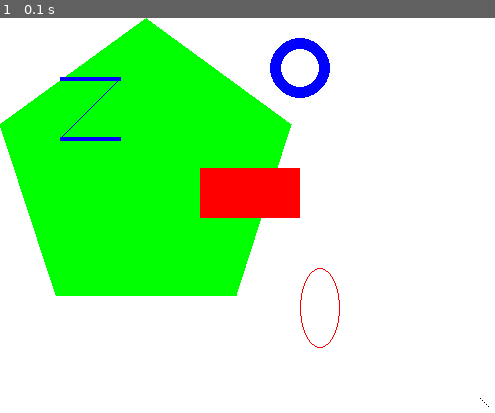
Above: before the commit, frame 1.
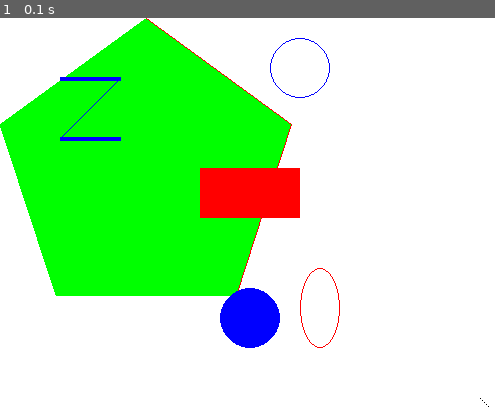
Above: after the commit, the same moment.

Repository: iefan/mygameEx
Game: pygame game, started from ex2_drawing.py
The game is run twice, just before and just after one commit, with the same random seed, the same clock (stepped at 60 frames per second) and the same inputs.
Inputs:
- Up to frame 1 (0.1 s): no input

The runs differ from the first frame. In frame 1, 2.3% of the frame differs, in the area x 29-67%, y 0-84%.

Commit message:
完工第2章

Diff:
--- a/ex2_drawing.py
+++ b/ex2_drawing.py
@@ -1,4 +1,4 @@
-import pygame, sys
+import pygame, sys, math
 from pygame.locals import *
 
 pygame.init()
@@ -16,12 +16,20 @@
 
 curSurface.fill(WHITE)
 pygame.draw.polygon(curSurface, GREEN, ((146,0), (291, 106), (236, 277), (56,277), (0, 106)))
+pygame.draw.lines(curSurface, RED, False, ((146,0), (291, 106), (236, 277)))
 pygame.draw.line(curSurface, BLUE, (60, 60), (120, 60), 4)
 pygame.draw.line(curSurface, BLUE, (120, 60), (60, 120))
 pygame.draw.line(curSurface, BLUE, (60, 120), (120, 120), 4)
-pygame.draw.circle(curSurface, BLUE, (300,50), 30, 11)
+pygame.draw.circle(curSurface, BLUE, (300,50), 30, 1)
+pygame.draw.circle(curSurface, BLUE, (250,300), 30, 0)
 pygame.draw.ellipse(curSurface, RED, (300, 250, 40, 80), 1)
 pygame.draw.rect(curSurface, RED, (200, 150, 100, 50))
+
+# pygame.draw.aalines(curSurface, BLUE, False, ((140,0), (280, 106), (226, 277)), 1)
+# pygame.draw.aaline(curSurface, BLUE, (100,100), (300,300), 4)
+# pygame.draw.line(curSurface, RED, (150,80), (300,300), 1)
+# pygame.draw.arc(curSurface, BLACK, (100, 40, 340, 340), 0, math.pi, 1)
+# pygame.draw.arc(curSurface, BLUE, (100, 200, 340, 150), math.pi, 2*math.pi, 1)
 
 pixObj = pygame.PixelArray(curSurface)
 pixObj[480][380] = BLACK
@@ -29,7 +37,9 @@
 pixObj[484][384] = BLACK
 pixObj[486][386] = BLACK
 pixObj[488][388] = BLACK
+print(curSurface.get_locked())
 del pixObj
+print(curSurface.get_locked())
 
 while True:
     for event in pygame.event.get():
Binary file added: image/几何图形.PNG
Binary file added: image/反锯齿.PNG
Binary file added: image/弧形.PNG
Not shown, changed: pygame教程（二）：绘制几何图形.md
